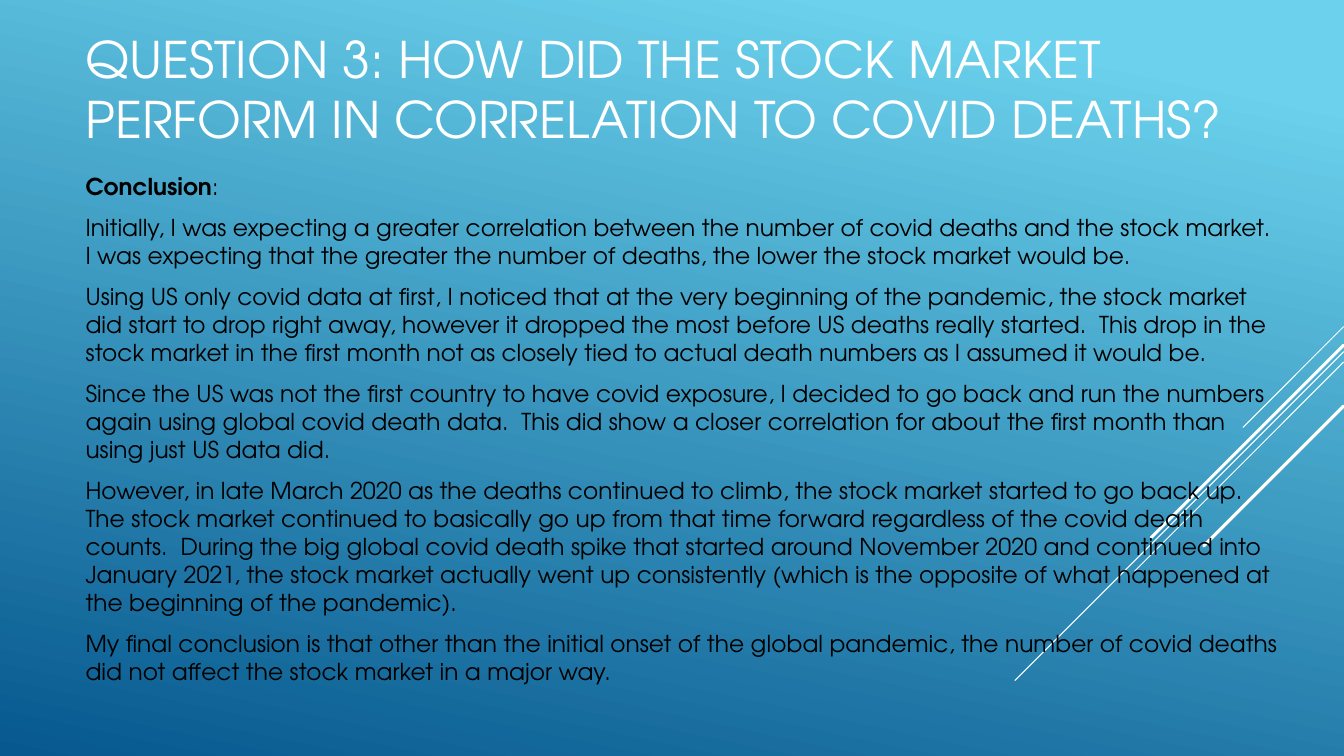
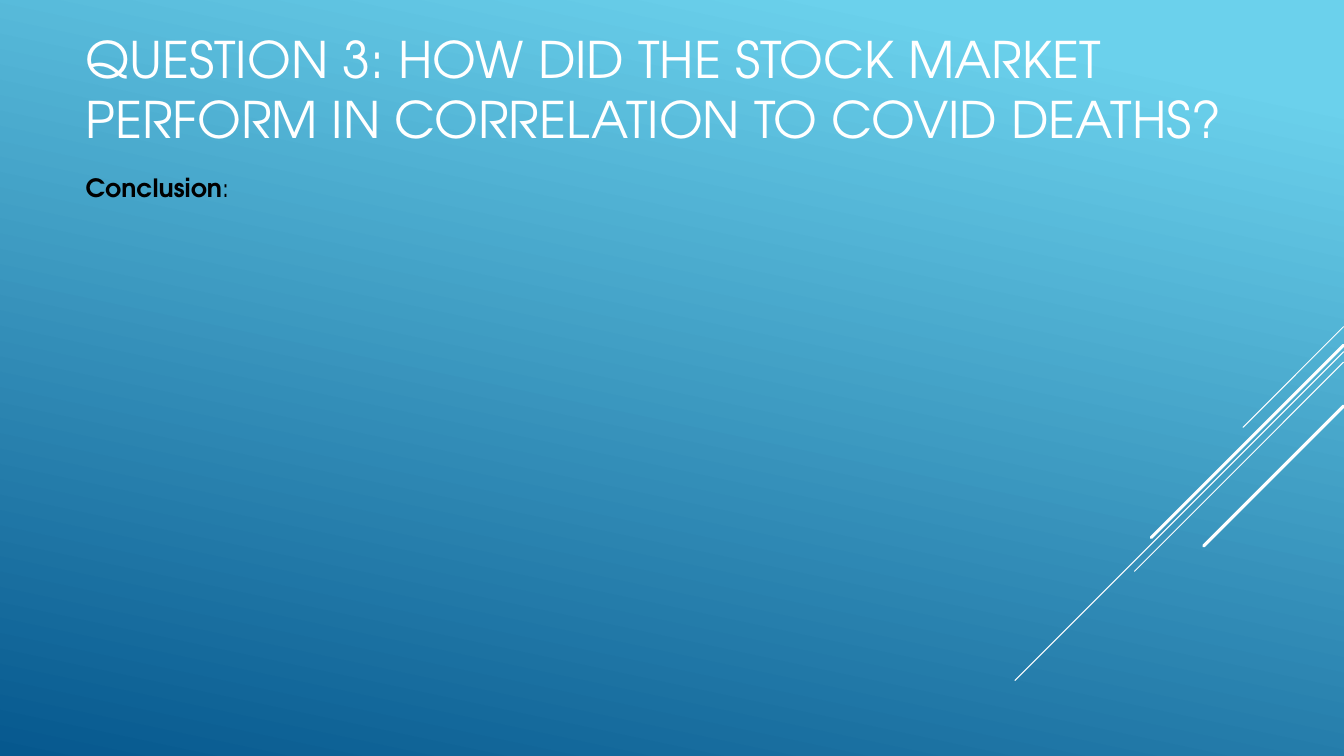
Before and after one commit to Bandelero/Covids-Effect-on-the-Stock-Market, a slide deck: slide 9 of Project1.pptx. Drawn at 1344x756 pixels with LibreOffice and Linux fonts; fonts in the diff are those of the drawing. Boxes give left, top, right and bottom in pixels: in the first picture for what was removed or moved away, otherwise in the second. Text is boxed around its words. In the diff, an @@ line names an element or a change of style, - is before the commit and + after.

Commit message:
updated ppt file for question 3 section

```diff
--- a/Project1.pptx
+++ b/Project1.pptx
@@ text "Conclusion:" at (x1=86, y1=177, x2=230, y2=198): size 16.6 to 18 pt @@
@@ text at (x1=86, y1=219, x2=1277, y2=685): paragraphs removed @@
-Initially, I was expecting a greater correlation between the number of covid deaths and the stock market. I was expecting that the greater the number of deaths, the lower the stock market would be.
-Using US only covid data at first, I noticed that at the very beginning of the pandemic, the stock market did start to drop right away, however it dropped the most before US deaths really started. This drop in the stock market in the first month not as closely tied to actual death numbers as I assumed it would be.
-Since the US was not the first country to have covid exposure, I decided to go back and run the numbers again using global covid death data. This did show a closer correlation for about the first month than using just US data did.
-However, in late March 2020 as the deaths continued to climb, the stock market started to go back up. The stock market continued to basically go up from that time forward regardless of the covid death counts. During the big global covid death spike that started around November 2020 and continued into January 2021, the stock market actually went up consistently (which is the opposite of what happened at the beginning of the pandemic).
-My final conclusion is that other than the initial onset of the global pandemic, the number of covid deaths did not affect the stock market in a major way.
```
Also in this commit, not shown: 2 other slides changed.
